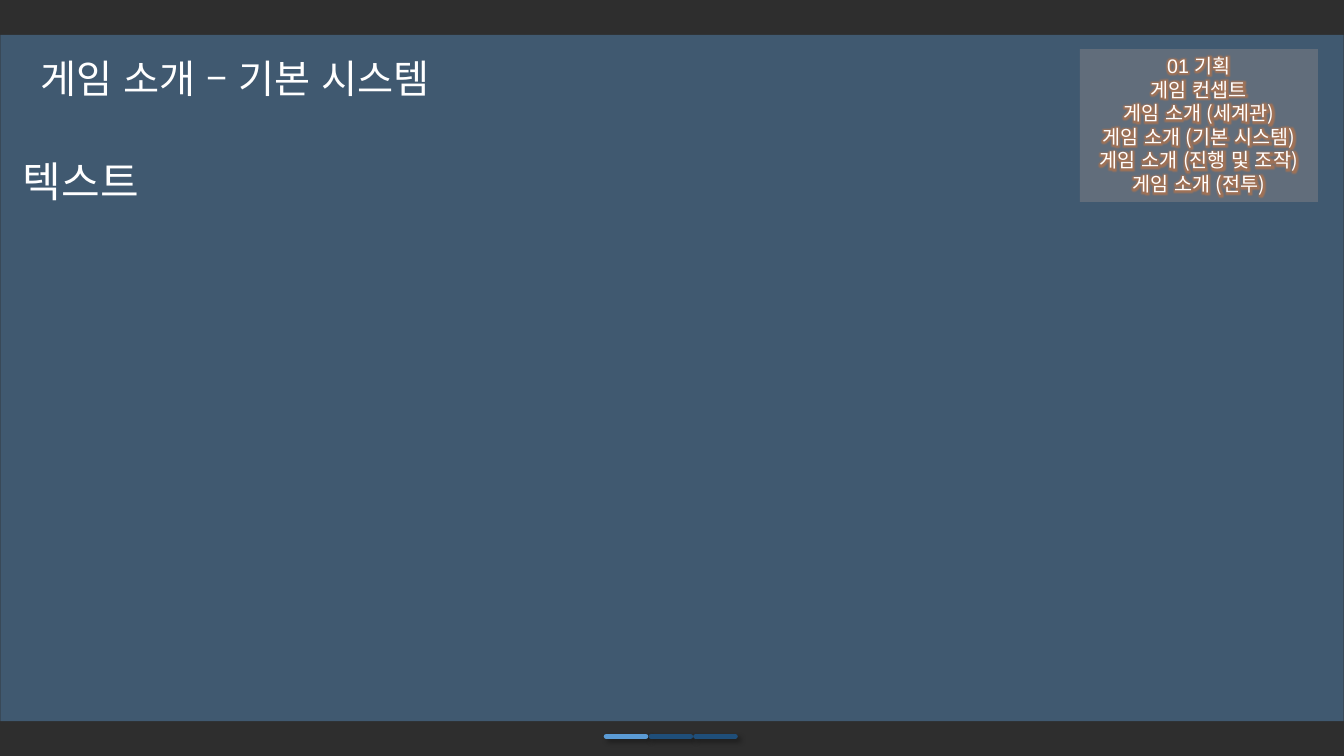
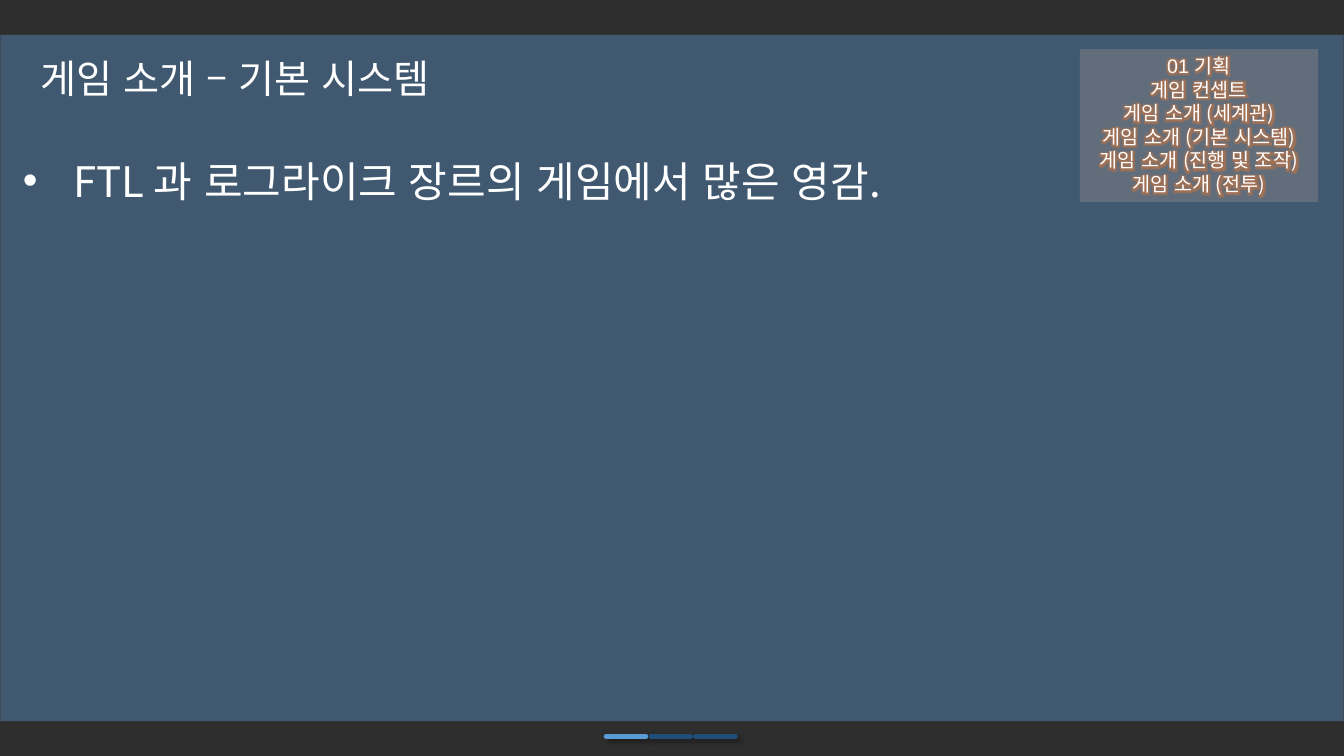
Before and after one commit to iconstudio/2017-Platformer, a slide deck: slide 8 of slides/Cosmos_20171105.pptx. Drawn at 1344x756 pixels with LibreOffice and Linux fonts; fonts in the diff are those of the drawing; background and template pictures are left out; a plain dark background stands for a picture behind light text. Boxes give left, top, right and bottom in pixels: in the first picture for what was removed or moved away, otherwise in the second. Text is boxed around its words. In the diff, an @@ line names an element or a change of style, - is before the commit and + after.

```diff
--- a/slides/Cosmos_20171105.pptx
+++ b/slides/Cosmos_20171105.pptx
@@ text at (73,162,881,201): text changed @@
-텍스트
+• FTL 과 로그라이크 장르의 게임에서 많은 영감.
```
Also in this commit, not shown: 7 other slides changed.
